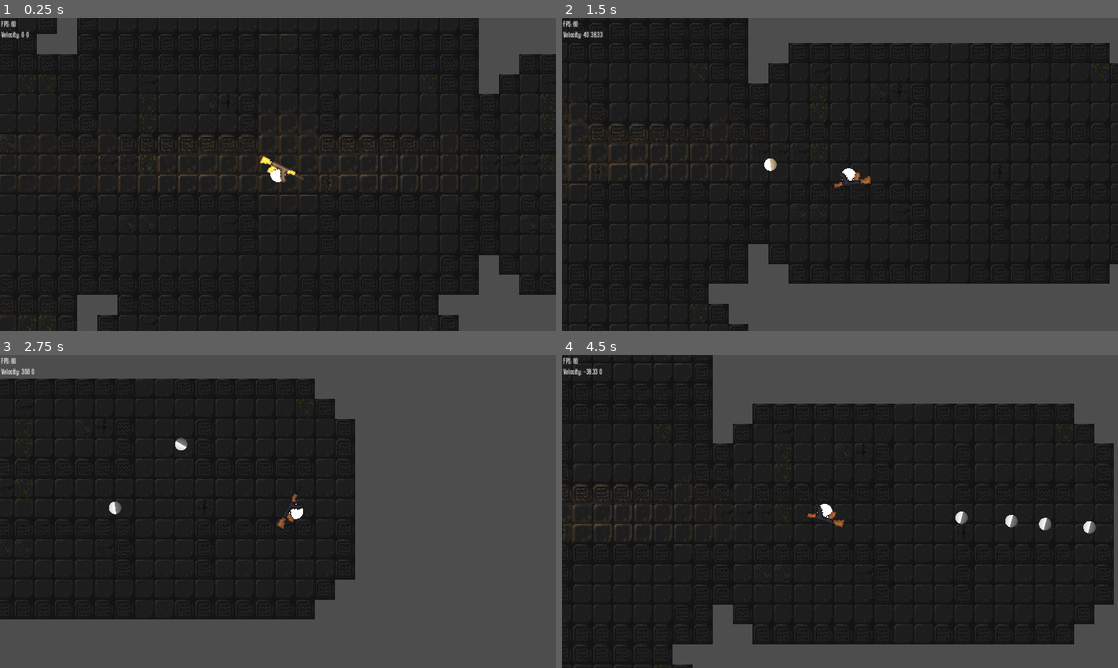
Above: before the commit, frames 1-4 (two rows, left to right).
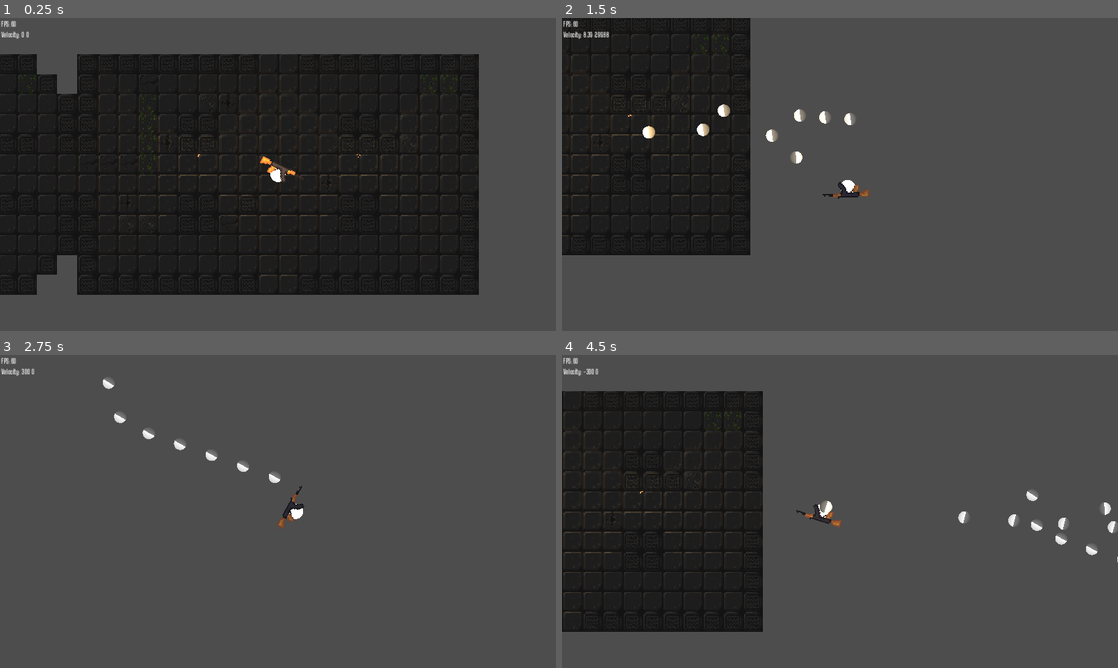
Above: after the commit, the same moments.

Repository: Luh-code/MaximeGame
Game: Godot game, scene res://_sc/map.tscn
Two runs of this game, one before a commit and one after it. Both use one fixed random seed, a clock stepped at 60 frames per second and the inputs below. This scene is started directly instead of the project's main scene.
Inputs (mouse positions are in pixels of both pictures, inside the frame that each line leads up to):
- Up to frame 1 (0.25 s): no input
- Up to frame 2 (1.5 s): tap Enter at 0.5 s; move the mouse to (962, 158) at 0.52 s; press the mouse at (962, 158) at 0.53 s; hold D (move_right) 0.53-1.28 s; move the mouse to (728, 190) at 1.27 s; release the mouse at (728, 190) at 1.28 s; hold S (move_down) from 1.28 s (still down); click (728, 190) at 1.35 s
- Up to frame 3 (2.75 s): move the mouse to (333, 442) at 2.02 s; release S (move_down) at 2.03 s; press the mouse at (333, 442) at 2.03 s; hold D (move_right) from 2.03 s (still down)
- Up to frame 4 (4.5 s): move the mouse to (812, 574) at 2.77 s; release D (move_right) at 2.78 s; release the mouse at (812, 574) at 2.78 s; hold W (move_up) 2.78-3.53 s; click (812, 574) at 2.85 s; move the mouse to (1006, 558) at 3.52 s; press the mouse at (1006, 558) at 3.53 s; hold A (move_left) from 3.53 s (still down); move the mouse to (673, 464) at 4.27 s; release the mouse at (673, 464) at 4.28 s; click (673, 464) at 4.35 s

The runs differ from the first frame. In frame 1, 29% of the frame differs, in the area x 0-100%, y 0-100%; in frame 2, 58%; in frame 3, 47%; in frame 4, 55%.

Commit message:
rooms(sorta, very buggy, needs rework), health and more stuff

Diff:
--- a/_sc/map.tscn
+++ b/_sc/map.tscn
@@ -9,7 +9,7 @@
 script = ExtResource("1_5qj6x")
 starting = ExtResource("2_mey7w")
 rooms = Array[PackedScene]([ExtResource("2_mey7w"), ExtResource("3_4dvnk")])
-roomnum = 11
+roomnum = 10
 
 [node name="rooms" type="Node2D" parent="."]
 unique_name_in_owner = true
--- a/_sc/rooms/testraum1.tscn
+++ b/_sc/rooms/testraum1.tscn
@@ -73,10 +73,10 @@
 format = 2
 layer_0/tile_data = PackedInt32Array(65536, 0, 0, 0, 0, 0, 1, 0, 0, 2, 131072, 0, 3, 0, 0, 4, 0, 0, 5, 0, 0, 6, 0, 0, 7 …(3363 unchanged characters)…
 
-[node name="Torch" parent="TileMap" index="0" instance=ExtResource("3_asqld")]
-position = Vector2(64, -16)
+[node name="Torch2" parent="TileMap" index="0" instance=ExtResource("3_asqld")]
+position = Vector2(-63, -16)
 
-[node name="GPUParticles2D" type="CPUParticles2D" parent="TileMap/Torch" index="1"]
+[node name="GPUParticles2D" type="CPUParticles2D" parent="TileMap/Torch2" index="1"]
 amount = 17
 emission_shape = 1
 emission_sphere_radius = 2.06
@@ -90,44 +90,10 @@
 color = Color(0.862745, 0.321569, 0.247059, 1)
 color_ramp = SubResource("Gradient_2rpef")
 
-[node name="Torch" parent="TileMap/Torch" index="2" instance=ExtResource("3_asqld")]
-position = Vector2(-127, 0)
+[node name="Torch" parent="TileMap" index="1" instance=ExtResource("3_asqld")]
+position = Vector2(64, -16)
 
-[node name="GPUParticles2D" type="CPUParticles2D" parent="TileMap/Torch/Torch" index="1"]
-amount = 17
-emission_shape = 1
-emission_sphere_radius = 2.06
-gravity = Vector2(0, -20)
-angular_velocity_min = -125.22
-angular_velocity_max = 52.17
-orbit_velocity_min = -0.1
-orbit_velocity_max = 0.12
-linear_accel_min = 0.25
-linear_accel_max = 0.28
-color = Color(0.862745, 0.321569, 0.247059, 1)
-color_ramp = SubResource("Gradient_2rpef")
-
-[node name="Torch" parent="TileMap/Torch/Torch" index="2" instance=ExtResource("3_asqld")]
-position = Vector2(-1, 31)
-
-[node name="GPUParticles2D" type="CPUParticles2D" parent="TileMap/Torch/Torch/Torch" index="1"]
-amount = 17
-emission_shape = 1
-emission_sphere_radius = 2.06
-gravity = Vector2(0, -20)
-angular_velocity_min = -125.22
-angular_velocity_max = 52.17
-orbit_velocity_min = -0.1
-orbit_velocity_max = 0.12
-linear_accel_min = 0.25
-linear_accel_max = 0.28
-color = Color(0.862745, 0.321569, 0.247059, 1)
-color_ramp = SubResource("Gradient_2rpef")
-
-[node name="Torch" parent="TileMap/Torch/Torch/Torch" index="2" instance=ExtResource("3_asqld")]
-position = Vector2(128, 0)
-
-[node name="GPUParticles2D" type="CPUParticles2D" parent="TileMap/Torch/Torch/Torch/Torch" index="1"]
+[node name="GPUParticles2D" type="CPUParticles2D" parent="TileMap/Torch" index="1"]
 amount = 17
 emission_shape = 1
 emission_sphere_radius = 2.06
--- a/_sc/rooms/testraum2.tscn
+++ b/_sc/rooms/testraum2.tscn
@@ -72,4 +72,4 @@
 texture_filter = 1
 tile_set = SubResource("TileSet_72y88")
 format = 2
-layer_0/tile_data = PackedInt32Array(-327686, 262144, 0, -32 …(774 unchanged characters)…  262134, 262144, 0, 327671, 262144, 0, -262142, 262144, 0, -196606, 262144, 0, -131070, 262144, 0, -131069, 262144, 0, -131068, 262144, 0, -131067, 262144, 0, -131066, 262144, 0, -131065, 262144, 0, 65543, 262144, 0, 65542, 262144, 0, 65541, 262144, 0, 65540, 262144, 0, 65539, 262144, 0, 65538, 262144, 0, 131074, 262144, 0, 196610, 262144, 0, -196610, 262144, 0, -131074, 262144, 0, -65538, 262144, 0, -65539, 262144, 0, -65540, 262144, 0, -65541, 262144, 0, -65542, 262144, 0, -65543, 262144, 0, -65544, 262144, 0, 131065, 262144, 0, 131066, 262144, 0, 131067, 262144, 0, 131068, 262144, 0, 131069, 262144, 0, 131070, 262144, 0, 196606, 262144, 0, 262142, 262144, 0, 131064, 262144, 0)
+layer_0/tile_data = PackedInt32Array(-327686, 262144, 0, -32 …(774 unchanged characters)…  262134, 262144, 0, 327671, 262144, 0, -131070, 262144, 0, -131069, 262144, 0, -131068, 262144, 0, -131067, 262144, 0, -131066, 262144, 0, -131065, 262144, 0, 65543, 262144, 0, 65542, 262144, 0, 65541, 262144, 0, 65540, 262144, 0, 65539, 262144, 0, 65538, 262144, 0, -196610, 262144, 0, -131074, 262144, 0, -65538, 262144, 0, -65539, 262144, 0, -65540, 262144, 0, -65541, 262144, 0, -65542, 262144, 0, -65543, 262144, 0, -65544, 262144, 0, 131065, 262144, 0, 131066, 262144, 0, 131067, 262144, 0, 131068, 262144, 0, 131069, 262144, 0, 131070, 262144, 0, 196606, 262144, 0, 262142, 262144, 0, 131064, 262144, 0, -196599, 262144, 0, -262143, 262144, 0, -196607, 262144, 0, -131071, 262144, 0, 65537, 262144, 0, 131073, 262144, 0, 196609, 262144, 0)
--- a/entities/Projectiles/BasicProjectile.gd
+++ b/entities/Projectiles/BasicProjectile.gd
@@ -3,18 +3,30 @@
 @export var vel: Vector2 = Vector2.ZERO
 @export var accel: Vector2 = Vector2.ZERO
 @export var bounces: int = 0
+@export var damage: float = 10.0
 
 func _physics_process(delta):
 	vel+=vel*accel*delta # geschwindigkeit verändern
 
 	var collision: KinematicCollision2D = move_and_collide(vel.rotated(self.global_rotation) * delta) # bewegen
 	if collision:
+		if collision.get_collider().is_class("CharacterBody2D") and collision.get_collider().is_in_group("Enemy"):
+			collision.get_collider().call("damage", damage)
+
 		if bounces > 0:
 			handle_collision(collision) # bounce
 			bounces-=1
 		else:
 			despawn() # sich löschen
 
+	#for index in range(get_slide_collision_count()):
+	#	var collision = get_slide_collision(index)
+	#	if true: #collision.get_collider().is_in_group("Projectile"):
+	#		health -= 10
+	#		print("hit")
+	#		if health <= 0:
+	#			self.queue_free()
+
 func handle_collision(collision : KinematicCollision2D):
 	vel = vel.bounce(collision.get_normal())
 
--- a/entities/Projectiles/BasicProjectile.tscn
+++ b/entities/Projectiles/BasicProjectile.tscn
@@ -14,7 +14,7 @@
 [sub_resource type="CircleShape2D" id="CircleShape2D_ptccw"]
 radius = 5.0
 
-[node name="BasicProjectile" type="CharacterBody2D"]
+[node name="BasicProjectile" type="CharacterBody2D" groups=["Projectile"]]
 collision_layer = 0
 collision_mask = 4
 script = ExtResource("1_p0wbl")
--- /dev/null
+++ b/entities/camera.gdshader
@@ -0,0 +1,6 @@
+shader_type canvas_item;
+
+void fragment() {
+	vec4 color = vec4(1., 1., 1., 1.);
+	COLOR = color;
+}
--- /dev/null
+++ b/entities/enemies/dummy.gd
@@ -0,0 +1,11 @@
+extends CharacterBody2D
+
+var health: float = 100
+
+func damage(dmg: float):
+	health-=dmg
+	if health <= 0:
+		queue_free()
+
+func _physics_process(delta):
+	pass
--- a/entities/enemies/dummy.tscn
+++ b/entities/enemies/dummy.tscn
@@ -1,5 +1,7 @@
-[gd_scene load_steps=2 format=3 uid="uid://dco7l0gh8tx22"]
+[gd_scene load_steps=3 format=3 uid="uid://dco7l0gh8tx22"]
 
 [ext_resource type="PackedScene" uid="uid://bktv2ovuxea7v" path="res://entities/enemies/basic_enemy.tscn" id="1_x3dse"]
+[ext_resource type="Script" path="res://entities/enemies/dummy.gd" id="2_iviha"]
 
-[node name="basic_enemy" instance=ExtResource("1_x3dse")]
+[node name="basic_enemy" groups=["Enemy"] instance=ExtResource("1_x3dse")]
+script = ExtResource("2_iviha")
--- a/entities/player.tscn
+++ b/entities/player.tscn
@@ -1,8 +1,12 @@
-[gd_scene load_steps=6 format=3 uid="uid://cbbiwcituov4n"]
+[gd_scene load_steps=8 format=3 uid="uid://cbbiwcituov4n"]
 
 [ext_resource type="Script" path="res://entities/player.gd" id="1_5e0hm"]
 [ext_resource type="PackedScene" uid="uid://cwejipfi33jws" path="res://tools/debug_interface.tscn" id="2_q3qkn"]
 [ext_resource type="PackedScene" uid="uid://6na30yv3c5qc" path="res://entities/guns/generic_gun.tscn" id="2_t7obh"]
+[ext_resource type="Shader" path="res://entities/camera.gdshader" id="3_ge1lf"]
+
+[sub_resource type="ShaderMaterial" id="ShaderMaterial_3lp5h"]
+shader = ExtResource("3_ge1lf")
 
 [sub_resource type="SphereMesh" id="SphereMesh_64yhe"]
 radius = 6.0
@@ -21,6 +25,7 @@
 holding_scene = ExtResource("2_t7obh")
 
 [node name="Camera2D" type="Camera2D" parent="."]
+material = SubResource("ShaderMaterial_3lp5h")
 zoom = Vector2(2.6, 2.6)
 
 [node name="Debug Interface" parent="Camera2D" instance=ExtResource("2_q3qkn")]
--- a/map.gd
+++ b/map.gd
@@ -10,33 +10,90 @@
 	var start = starting.instantiate()
 	roomsNode.add_child(start)
 
-	var doors = [
-		start.get_node("doorbottom"),
-		start.get_node("doortop"),
-		start.get_node("doorright"),
+	var topDoors = [
+		start.get_node("doortop")
+	]
+	var bottomDoors = [
+		start.get_node("doorbottom")
+	]
+	var leftDoors = [
 		start.get_node("doorleft")
 	]
-	var base: int = 0
-	var baseset: bool = false;
+	var rightDoors = [
+		start.get_node("doorright")
+	]
+
+	var allDoors = [
+		topDoors,
+		bottomDoors,
+		leftDoors,
+		rightDoors
+	]
+
 	for i in range(roomnum):
-		if not baseset:
-			base = i
-			baseset = true
 		var room: PackedScene = rooms[randi()%rooms.size()]
 		var temp = room.instantiate()
-		var doors2 = [
+
+		var doors = [
 			temp.get_node("doorbottom"),
 			temp.get_node("doortop"),
 			temp.get_node("doorright"),
 			temp.get_node("doorleft")
 		]
-		var pos: int = i%4
-		temp.position += start.position
-		temp.position += doors[pos].position
-		temp.position += doors2[pos].position
+
+		var door: Node2D
+		var connected_door
+		match randi_range(2, 2):
+			0:
+				if topDoors.size() == 0:
+					i -= 1
+					continue
+				var index = randi_range(0, topDoors.size()-1)
+				door = topDoors[index]
+				topDoors.remove_at(index)
+				connected_door = doors[0]
+				topDoors.append(doors[1])
+				rightDoors.append(doors[2])
+				leftDoors.append(doors[3])
+				doors.remove_at(0)
+			1:
+				if bottomDoors.size() == 0:
+					i -= 1
+					continue
+				var index = randi_range(0, bottomDoors.size()-1)
+				door = bottomDoors[index]
+				bottomDoors.remove_at(index)
+				connected_door = doors[1]
+				bottomDoors.append(doors[0])
+				rightDoors.append(doors[2])
+				leftDoors.append(doors[3])
+				doors.remove_at(1)
+			2:
+				if leftDoors.size() == 0:
+					i -= 1
+					continue
+				var index = randi_range(0, leftDoors.size()-1)
+				door = leftDoors[index]
+				leftDoors.remove_at(index)
+				connected_door = doors[2]
+				bottomDoors.append(doors[0])
+				topDoors.append(doors[1])
+				leftDoors.append(doors[3])
+				doors.remove_at(2)
+			3:
+				if rightDoors.size() == 0:
+					i -= 1
+					continue
+				var index = randi_range(0, rightDoors.size()-1)
+				door = rightDoors[index]
+				rightDoors.remove_at(index)
+				connected_door = doors[3]
+				bottomDoors.append(doors[0])
+				topDoors.append(doors[1])
+				rightDoors.append(doors[2])
+				doors.remove_at(3)
+
+		temp.position = start.position
+		temp.position += door.global_position
+		temp.position -= connected_door.position
 		roomsNode.add_child(temp)
-
-		if pos == 3:
-			start = temp
-			doors = doors2
-			baseset = false
